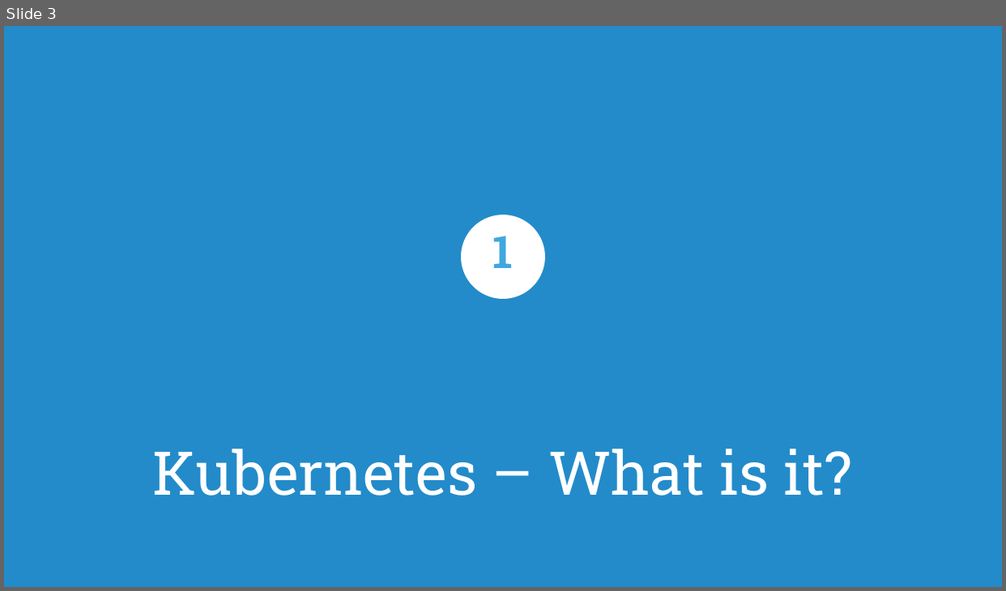
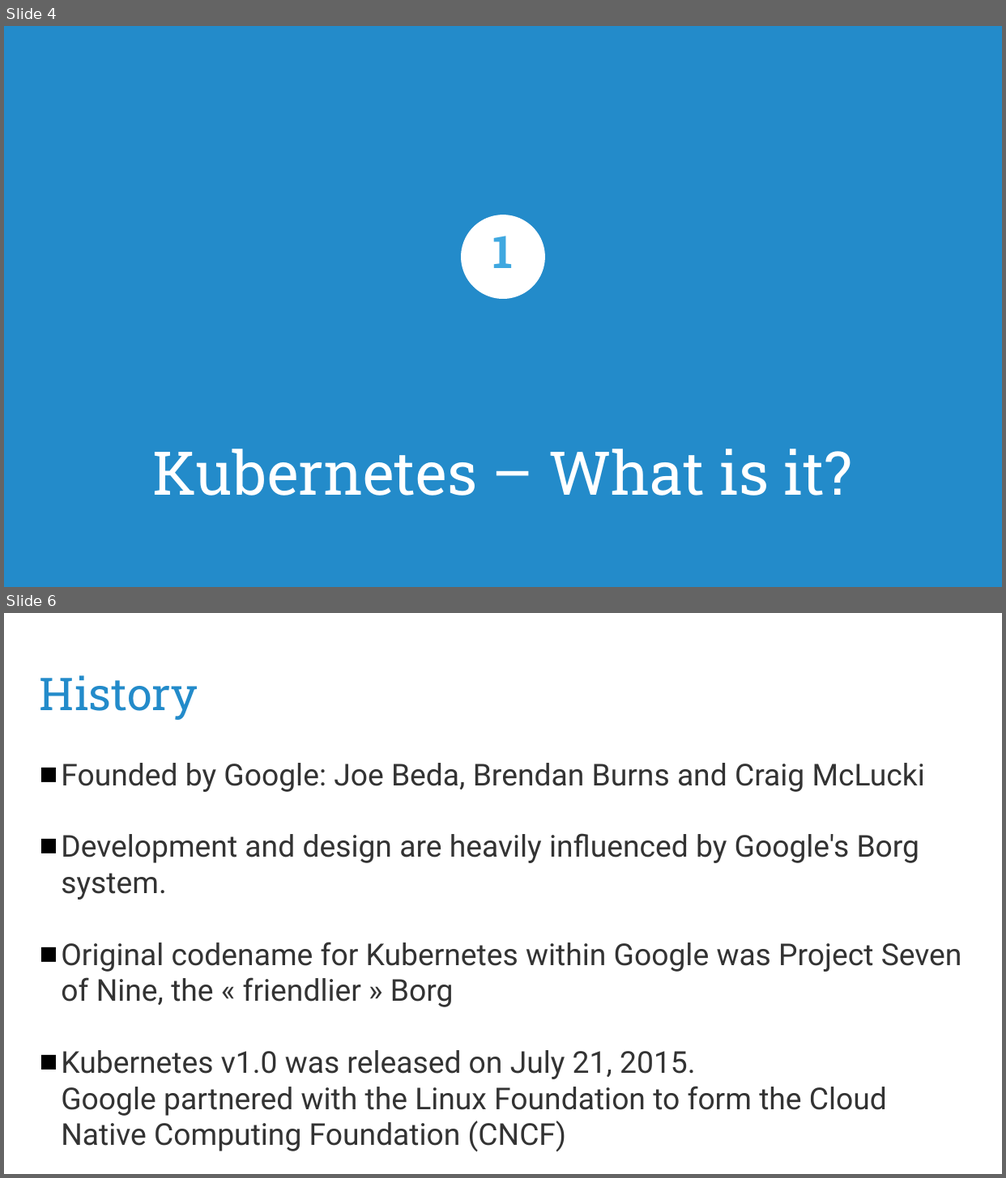
Before and after one commit to puzzle/kubernetes-techlab, a slide deck: presentation/introduction.odp. Shown one above the other, each under a label of ours: slide 3 before the commit, slides 4 and 6 after it; the slides between them are not shown. The pictures are 1006x591 and 1006x1178 pixels, drawn with LibreOffice and Linux fonts; fonts in the diff are those of the drawing; background and template pictures are left out. Boxes give left, top, right and bottom in pixels: in the first picture for what was removed or moved away, otherwise in the second. Text is boxed around its words. In the diff, an @@ line names an element or a change of style, - is before the commit and + after.

```diff
--- a/presentation/introduction.odp
+++ b/presentation/introduction.odp
@@ slide 6 added at (4,613,1002,1174), background #FFFFFF @@
@@ title added at (40,675,198,720), 36 pt, text #238BCA @@
+History
@@ text added at (61,763,962,1152), 24 pt, text #333333 @@
+■ Founded by Google: Joe Beda, Brendan Burns and Craig McLucki
+■ Development and design are heavily influenced by Google's Borg system.
+■ Original codename for Kubernetes within Google was Project Seven of Nine, the « friendlier » Borg
+■ Kubernetes v1.0 was released on July 21, 2015.
+  Google partnered with the Linux Foundation to form the Cloud Native Computing Foundation (CNCF)
@@ what was slide 3 is now slide 4 @@
```
Also in this commit, not shown: 5 slides changed, 9 other slides added, 12 slides removed, 2 other files.
